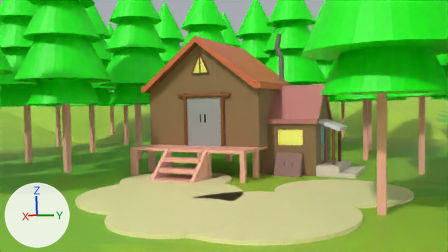
One commit to the Blender file graficacion_animacion/parcial_1/casa.blend: the scene before it, then after it.
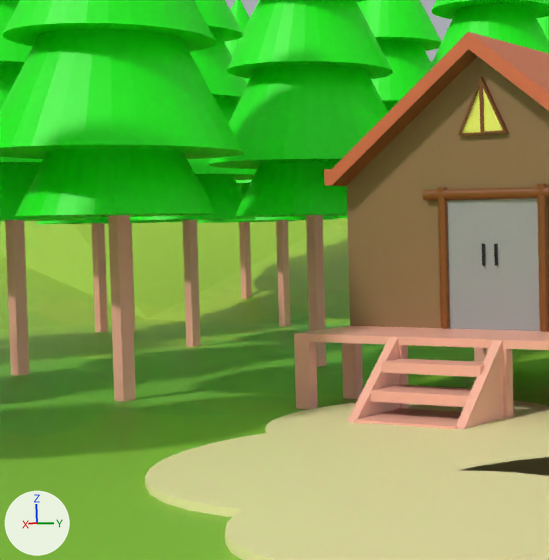
Each version is shown from the file's camera 'Camera', then close up on the part from 5% to 50% of the width and 10% to 92% of the height. Lighting does not change. The marker at lower left points along +X, +Y and +Z. The last two pictures show the newer version.

The scene before the commit, as lines of its bpy script (objects in view):
```python
me_cone_009 = bpy.data.meshes.new('Cone.009')
me_cone_009.from_pydata(...)  # 140 vertices, 138 faces; spans x -1.25..1.25, y -1.25..1.25, z -4.84..1.68
# faces by material slot: [132, 6]
me_cone_009.materials.append(mat_arbol_008)  # green #07ff00
me_cone_009.materials.append(mat_madera_008)  # its picture is missing
me_cone_023 = bpy.data.meshes.new('Cone.023')
me_cone_023.from_pydata(...)  # 140 vertices, 138 faces; spans x -1.25..1.25, y -1.25..1.25, z -4.84..1.68
# faces by material slot: [132, 6]
me_cone_023.materials.append(mat_arbol_022)  # green #07ff00
me_cone_023.materials.append(mat_madera_022)  # its picture is missing
me_cube_005 = bpy.data.meshes.new('Cube.005')
me_cube_005.from_pydata(...)  # 6 vertices, 5 faces; spans x -1.01..1.0, y -1.0..1.0, z -1.0..1.0
me_cube_005.materials.append(mat_madera)  # its picture is missing
ob_cone_009 = bpy.data.objects.new('Cone.009', me_cone_009)
ob_cone_009.location = (-3.719, -4.264, 2.487)
ob_cone_009.scale = (0.776, 0.776, 0.776)
ob_cone_023 = bpy.data.objects.new('Cone.023', me_cone_023)
ob_cone_023.location = (-4.329, -6.508, 2.487)
ob_cone_023.scale = (0.776, 0.776, 0.776)
ob_cube_004 = bpy.data.objects.new('Cube.004', me_cube_005)
ob_cube_004.location = (1.983, -0.634, -0.842)
ob_cube_004.scale = (0.299, 0.0354, 0.299)
# also in view: 'Cone.007' at (-2.39, -2.04, 1.26); 'Plane' at (-0.31, -0.25, 0.58); 'Cone.008' at (-0.57, -3.04, 1.26); 'Cube.002' at (0.34, -0.27, -1.1); 'Cylinder' at (1.03, 0.22, -0.01)
```
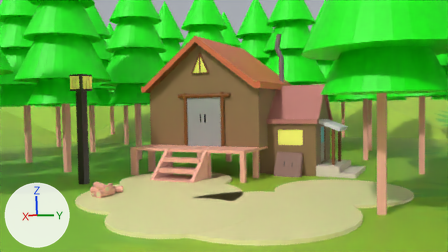
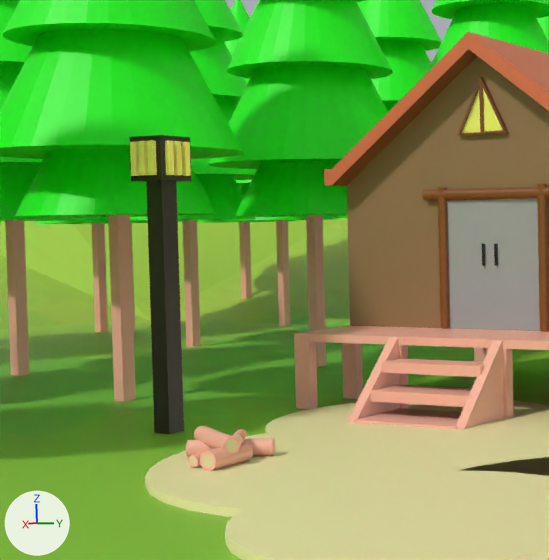
What changed in the scene script:
```text
Add ob_cylinder_015:
    ob_cylinder_015 = bpy.data.objects.new('Cylinder.015', me_cylinder_015)  # 128 vertices, 98 faces; spans x -1.0..1.0, y -1.0..1.0, z -1.0..1.0; in mat_madera_047 (its picture is missing), mat_madera_clara_004 (beige #e7d7a5)
    ob_cylinder_015.location = (3.56, -0.556, -0.942)
    ob_cylinder_015.rotation_euler = (-1.081, 1.571, 0.0)  # degrees (-62, 90, 0)
    ob_cylinder_015.scale = (-0.048, -0.048, -0.24)
Add ob_cylinder_014:
    ob_cylinder_014 = bpy.data.objects.new('Cylinder.014', me_cylinder_014)  # 128 vertices, 98 faces; spans x -1.0..1.0, y -1.0..1.0, z -1.0..1.0; in mat_madera_046 (its picture is missing), mat_madera_clara_003 (beige #e7d7a5)
    ob_cylinder_014.location = (3.518, -0.435, -0.931)
    ob_cylinder_014.rotation_euler = (-0.577, 1.571, 0.0)  # degrees (-33, 90, 0)
    ob_cylinder_014.scale = (-0.0328, -0.0328, -0.0878)
Add ob_cylinder_013:
    ob_cylinder_013 = bpy.data.objects.new('Cylinder.013', me_cylinder_013)  # 128 vertices, 98 faces; spans x -1.0..1.0, y -1.0..1.0, z -1.0..1.0; in mat_madera_039 (its picture is missing), mat_madera_clara_002 (beige #e7d7a5)
    ob_cylinder_013.location = (3.444, -0.556, -1.007)
    ob_cylinder_013.rotation_euler = (1.079, 1.571, 0.0)  # degrees (62, 90, 0)
    ob_cylinder_013.scale = (-0.048, -0.048, -0.24)
Add ob_cylinder_012:
    ob_cylinder_012 = bpy.data.objects.new('Cylinder.012', me_cylinder_012)  # 128 vertices, 98 faces; spans x -1.0..1.0, y -1.0..1.0, z -1.0..1.0; in mat_madera_030 (its picture is missing), mat_madera_clara_001 (beige #e7d7a5)
    ob_cylinder_012.location = (3.694, -0.521, -1.02)
    ob_cylinder_012.rotation_euler = (0.0, 1.571, 0.0)  # degrees (0, 90, 0)
    ob_cylinder_012.scale = (-0.0328, -0.0328, -0.0878)
Add ob_cylinder_011:
    ob_cylinder_011 = bpy.data.objects.new('Cylinder.011', me_cylinder_011)  # 128 vertices, 98 faces; spans x -1.0..1.0, y -1.0..1.0, z -1.0..1.0; in mat_madera (its picture is missing), mat_madera_clara (beige #e7d7a5)
    ob_cylinder_011.location = (3.653, -0.4, -1.007)
    ob_cylinder_011.rotation_euler = (0.0, 1.571, 0.0)  # degrees (0, 90, 0)
    ob_cylinder_011.scale = (-0.0551, -0.0551, -0.147)
Add ob_cube_029:
    ob_cube_029 = bpy.data.objects.new('Cube.029', me_cube_029)  # a box spanning x -1.0..1.0, y -1.0..1.0, z -1.0..1.0; in mat_material_010 (yellow #ffff80)
    ob_cube_029.location = (2.921, -1.685, 0.692)
    ob_cube_029.rotation_euler = (0.0, 0.0, -1.572)  # degrees (0, 0, -90)
    ob_cube_029.scale = (-0.0216, -0.0162, -0.109)
Add ob_cube_028:
    ob_cube_028 = bpy.data.objects.new('Cube.028', me_cube_028)  # a box spanning x -1.0..1.0, y -1.0..1.0, z -1.0..1.0; in mat_material_010 (yellow #ffff80)
    ob_cube_028.location = (2.921, -1.757, 0.692)
    ob_cube_028.rotation_euler = (0.0, 0.0, -1.572)  # degrees (0, 0, -90)
    ob_cube_028.scale = (-0.0216, -0.0162, -0.109)
Add ob_cube_027:
    ob_cube_027 = bpy.data.objects.new('Cube.027', me_cube_027)  # a box spanning x -1.0..1.0, y -1.0..1.0, z -1.0..1.0; in mat_material_010 (yellow #ffff80)
    ob_cube_027.location = (2.921, -1.609, 0.692)
    ob_cube_027.rotation_euler = (0.0, 0.0, -1.572)  # degrees (0, 0, -90)
    ob_cube_027.scale = (-0.0216, -0.0162, -0.109)
Add ob_cube_020:
    ob_cube_020 = bpy.data.objects.new('Cube.020', me_cube_020)  # a box spanning x -1.0..1.0, y -1.0..1.0, z -1.0..1.0; in mat_material_010 (yellow #ffff80)
    ob_cube_020.location = (2.698, -1.535, 0.692)
    ob_cube_020.scale = (-0.0216, -0.0162, -0.109)
Add ob_cube_013:
    ob_cube_013 = bpy.data.objects.new('Cube.013', me_cube_013)  # a box spanning x -1.0..1.0, y -1.0..1.0, z -1.0..1.0; in mat_material_010 (yellow #ffff80)
    ob_cube_013.location = (2.846, -1.535, 0.692)
    ob_cube_013.scale = (-0.0216, -0.0162, -0.109)
Add ob_cube_012:
    ob_cube_012 = bpy.data.objects.new('Cube.012', me_cube_012)  # a box spanning x -1.0..1.0, y -1.0..1.0, z -1.0..1.0; in mat_material_010 (yellow #ffff80)
    ob_cube_012.location = (2.774, -1.535, 0.692)
    ob_cube_012.scale = (-0.0216, -0.0162, -0.109)
Add ob_cube_011:
    ob_cube_011 = bpy.data.objects.new('Cube.011', me_cube_010)  # a box spanning x -1.0..1.0, y -1.0..1.0, z -1.0..1.0; in mat_marron (brown #2f261c)
    ob_cube_011.location = (2.774, -1.681, 0.692)
    ob_cube_011.scale = (-0.133, -0.133, -0.143)
Add ob_cube_010:
    ob_cube_010 = bpy.data.objects.new('Cube.010', me_cube_004)  # a box spanning x -1.0..1.0, y -1.0..1.0, z -1.0..1.0; in mat_marron (brown #2f261c)
    ob_cube_010.location = (2.774, -1.681, -0.261)
    ob_cube_010.scale = (-0.0656, -0.0656, -0.836)
```

Boxes [x1, y1, x2, y2] around the edits, measured in the close-ups (549 x 560 px):
'Cube.010', added: after [146, 181, 184, 434]
'Cube.011', added: after [129, 135, 191, 182]
'Cylinder.011', added (beige): after [200, 441, 253, 471]
'Cylinder.015', added (beige): after [194, 426, 241, 455]
'Cylinder.013', added (beige): after [186, 438, 275, 457]
'Cube.027', added: after [147, 140, 157, 175]
'Cube.029', added: after [138, 141, 148, 176]
'Cube.013', added: after [165, 140, 174, 175]
'Cube.028', added: after [130, 142, 140, 176]
'Cube.020', added: after [182, 142, 191, 176]
'Cube.012', added: after [173, 141, 182, 175]
'Cylinder.012', added: after [189, 453, 202, 467]
'Cylinder.014', added: after [232, 429, 247, 444]
